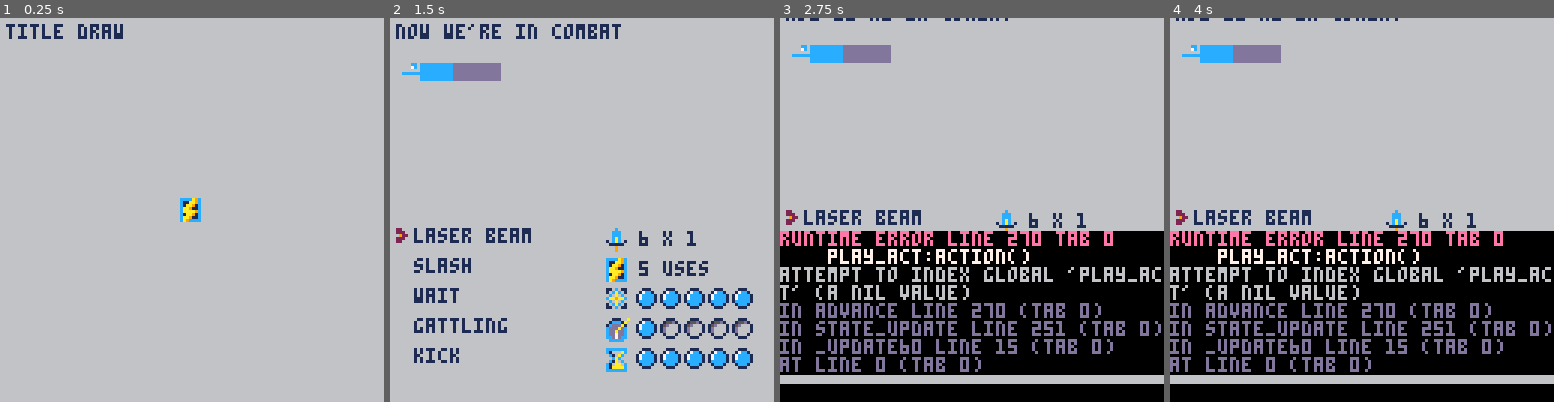
Above: before the commit, frames 1-4 (left to right).
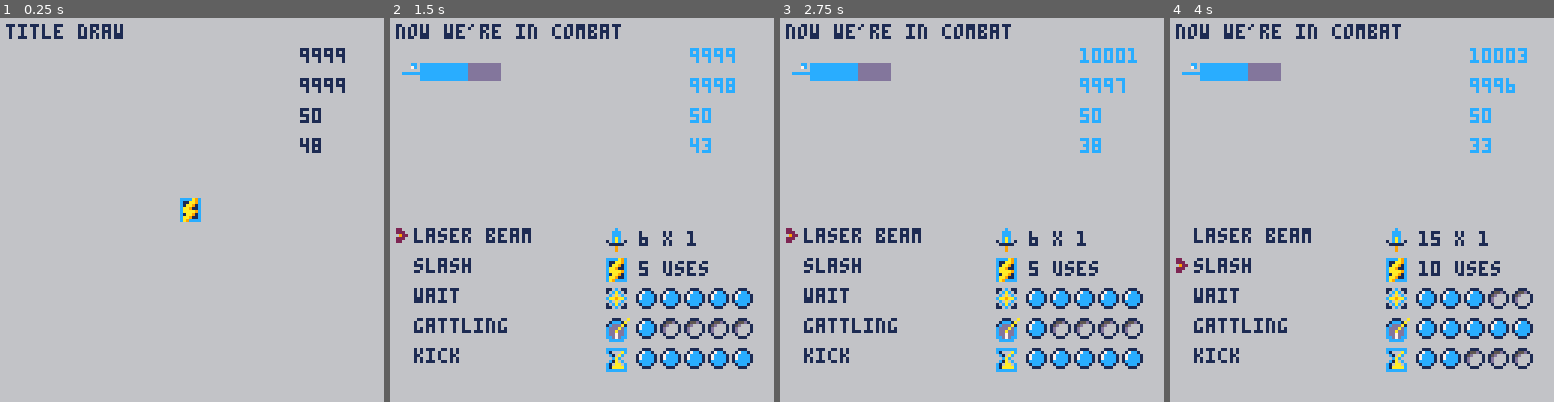
Above: after the commit, the same moments.

Repository: acmcpheron02/scra-p
Game: PICO-8 cartridge scra-p.p8
The game is run twice, just before and just after one commit, with the same random seed, the same clock (stepped at 60 frames per second) and the same inputs.
Inputs:
- Up to frame 1 (0.25 s): no input
- Up to frame 2 (1.5 s): tap X (X key) at 0.33, 1.07 s; tap O (Z key) at 0.7 s
- Up to frame 3 (2.75 s): tap O (Z key) at 1.7, 2.1, 2.5 s; tap X (X key) at 1.85 s; hold Up 2.15-2.42 s
- Up to frame 4 (4 s): tap O (Z key) at 2.9, 3.3, 3.7 s; tap X (X key) at 2.97 s; hold Down 3.63-3.97 s

The runs differ from the first frame. In frame 1, 0.8% of the frame differs, in the area x 78-90%, y 7-36%; in frame 2, 0.9%; in frame 3, 45%; in frame 4, 45%, in the area x 0-100%, y 0-100%.
Error before the commit: runtime error line 270 tab 0; play_act:action(); attempt to index global 'play_act' (a nil value)

Commit message:
progress

Diff:
--- a/scra-p.p8
+++ b/scra-p.p8
@@ -11,7 +11,7 @@
 
 function _init()
     game_state = title
-    init_combat_manager(dummy_play_queue,dummy_opp_queue)
+    reset_combat_manager()
 end
 
 function _update60()
@@ -21,6 +21,29 @@
 function _draw()
     cls(6)
     game_state.state_draw();
+    print(#combat_manager.opp_queue,100,10)
+    print(#combat_manager.player_queue,100,20)
+    print(opponent.total_hp, 100, 30)
+    print(opponent.current_hp, 100, 40)
+end
+
+function damage(target, dmg)
+    local d = dmg - target.total_def
+    if d < 0 then d = 0 end
+    target.current_hp -= d
+end
+
+function attack(self)
+
+    local pass = 4
+    pass += self.acc
+
+    for i=1,self.hits do
+        local roll = flr(rnd(10))
+        if pass >= roll then
+            damage(opponent, self.dmg)
+        end
+    end
 end
 
 --Player--
@@ -39,8 +62,12 @@
     dmg = 6,
     hits = 1,
     acc = 5,
-    action = 'laser beam'
-}
+    name = 'laser beam',
+    target = 'opp',
+    action = attack
+}
+--player.parts.head.action = attack
+
 player.parts.rarm = {
     hp = 10,
     def = 2,
@@ -50,7 +77,9 @@
     dmg = 2,
     hits = 6,
     acc = 2,
-    action = 'gattling'
+    name = 'gattling',
+    target = 'opp',
+    action = attack
 }
 player.parts.larm = {
     hp = 10,
@@ -61,7 +90,9 @@
     dmg = 15,
     hits = 1,
     acc = 3,
-    action = 'slash'
+    name = 'slash',
+    target = 'opp',
+    action = attack
 }
 player.parts.legs = {
     hp = 10,
@@ -72,7 +103,9 @@
     dmg = 10,
     hits = 2,
     acc = 4,
-    action = 'kick'
+    name = 'kick',
+    target = 'opp',
+    action = attack
 }
 player.parts.frame = {
     hp = 10,
@@ -83,7 +116,9 @@
     dmg = 0,
     hits = 0,
     acc = 5,
-    action = 'wait'
+    name = 'wait',
+    target = 'opp',
+    action = attack
 }
 
 function robo_update_stats (target)
@@ -98,8 +133,9 @@
 
 opponent = {
     parts = {},
-    total_hp = 10,
-    current_hp = 8,
+    total_def = 1,
+    total_hp = 50,
+    current_hp = 48,
 }
 opponent.parts.head = {
     hp = 10,
@@ -110,7 +146,9 @@
     dmg = 6,
     hits = 1,
     acc = 5,
-    action = 'laser beam'
+    name = 'laser beam',
+    target = 'player',
+    action = attack
 }
 opponent.parts.rarm = {
     hp = 10,
@@ -121,7 +159,9 @@
     dmg = 2,
     hits = 4,
     acc = 2,
-    action = 'gattling'
+    name = 'gattling',
+    target = 'player',
+    action = attack
 }
 opponent.parts.larm = {
     hp = 10,
@@ -132,7 +172,9 @@
     dmg = 10,
     hits = 1,
     acc = 3,
-    action = 'slash'
+    name = 'slash',
+    target = 'player',
+    action = attack
 }
 opponent.parts.legs = {
     hp = 10,
@@ -143,7 +185,9 @@
     dmg = 10,
     hits = 1,
     acc = 4,
-    action = 'kick'
+    name = 'kick',
+    target = 'player',
+    action = attack
 }
 opponent.parts.frame = {
     hp = 10,
@@ -154,7 +198,9 @@
     dmg = 0,
     hits = 0,
     acc = 5,
-    action = 'wait'
+    name = 'wait',
+    target = 'player',
+    action = attack
 }
 
 function player:hp_bar()
@@ -167,38 +213,38 @@
 
 
 --Combat Menu--
-combat_menu = {
+combat_manager = {
     sel_index = 1,
     x_pos = 8,
-    y_pos = 60
-}
-
-function combat_menu:display()
-    local pl = player.parts
-    --cross reference part name to a numerical index
-    local parti = {"head", "larm", "frame", "rarm", "legs"}
+    y_pos = 60,
+    pl = player.parts,
+    parti = {"head", "larm", "frame", "rarm", "legs"},
+}
+
+function combat_manager:display()
     --iterate through each
     for i=1,5 do
-        local part = parti[i]
-        print(pl[part].action, self.x_pos, self.y_pos+i*10, 1)
-    end
+        local part = self.parti[i]
+        print(self.pl[part].name, self.x_pos, self.y_pos+i*10, 1)
+    end
+
     --cursor
     spr(0, 0, self.y_pos+self.sel_index*10)
-    local part = parti[self.sel_index]
+    local part = self.parti[self.sel_index]
 
     --durability/charges
     spr(4, self.x_pos+64, self.y_pos+ 20)
-    print(pl[part].dura .. " uses", self.x_pos+75, self.y_pos + 21)
+    print(self.pl[part].dura .. " uses", self.x_pos+75, self.y_pos + 21)
 
     --damage
     spr(3, self.x_pos+64, self.y_pos+ 10)
-    print(pl[part].dmg .. " x " .. pl[part].hits, self.x_pos+75, self.y_pos + 11)
+    print(self.pl[part].dmg .. " x " .. self.pl[part].hits, self.x_pos+75, self.y_pos + 11)
 
     --accuracy
     for i=1,5 do
         spr(2, self.x_pos+64, self.y_pos+ 30)
         spr(16, self.x_pos+66+i*8, self.y_pos+ 30)
-        if pl[part].acc >= i then
+        if self.pl[part].acc >= i then
             spr(17, self.x_pos+66+i*8, self.y_pos+ 30)
         end
     end
@@ -207,7 +253,7 @@
     for i=1,5 do
         spr(5, self.x_pos+64, self.y_pos+ 40)
         spr(16, self.x_pos+66+i*8, self.y_pos+ 40)
-        if pl[part].spd >= i then
+        if self.pl[part].spd >= i then
             spr(17, self.x_pos+66+i*8, self.y_pos+ 40)
         end
     end
@@ -216,13 +262,13 @@
     for i=1,5 do
         spr(6, self.x_pos+64, self.y_pos+ 50)
         spr(16, self.x_pos+66+i*8, self.y_pos+ 50)
-        if pl[part].cool >= i then
+        if self.pl[part].cool >= i then
             spr(17, self.x_pos+66+i*8, self.y_pos+ 50)
         end
     end
 end
 
-function combat_menu.movecursor(self, direction)
+function combat_manager:movecursor(direction)
     if direction == "up" then
         if self.sel_index <= 1 then self.sel_index = 1 else self.sel_index -= 1
         end
@@ -231,6 +277,12 @@
         if self.sel_index >= 5 then self.sel_index = 5 else self.sel_index += 1
         end
     end
+end
+
+function combat_manager:selected_part()
+    local index = self.parti[self.sel_index]
+    local part = self.pl[index]
+    return part
 end
 
 --title definitions--
@@ -249,46 +301,60 @@
 combat = {}
 
 function combat.state_update()
-    if btnp(2) then combat_menu:movecursor("up") end
-    if btnp(3) then combat_menu:movecursor("down") end
+
+    if btnp(2) then combat_manager:movecursor('up') end
+    if btnp(3) then combat_manager:movecursor('down') end
+    if btnp(4) then combat_manager:add_command('opp', combat_manager:selected_part()) end
     if btnp(5) then combat_manager:advance() end
 end
 
 function combat.state_draw()
     print("now we're in combat",2,2,1)
-    combat_menu:display()
+    combat_manager:display()
     player:hp_bar()
 
 end
 
-
 --Combat instructions--
-function init_combat_manager(play, opp)
-    add(combat_manager.player_queue, play)
-    add(combat_manager.opp_queue, opp)
+function reset_combat_manager()
+    combat_manager.player_queue = {}
+    combat_manager.opp_queue = {}
+    for i=1,9999 do
+        add(combat_manager.player_queue, 'empty')
+        add(combat_manager.opp_queue, 'empty')
+    end
+end
+
+function combat_manager:add_command(target,part)
+    if target == 'player' then add(combat_manager.player_queue, part, part.spd) end
+    if target == 'opp' then add(combat_manager.opp_queue, part, part.spd) end
 end
 
 function combat_manager:advance()
     play_act = self.player_queue[1]
-    play_act:action()
+    if play_act != 'empty' then
+        play_act.action()
+    end
     deli(self.player_queue, 1)
 
     opp_act = self.opp_queue[1]
-    opp_act:action(player)
-    deli(self.player_queue, 1)
-end
-
-dummy_play_queue = {
-    dmg = 5,
-    hits = 2,
-    targ = opponent,
-    speed = 3,
-    cooldown = 3,
-    action = function() opponent.current_hp -= 1 end
-}
+    if opp_act != 'empty' then
+        opp_act:action()
+    end
+    deli(self.opp_queue, 1)
+end
+
+-- dummy_play_queue = {
+--     dmg = 5,
+--     hits = 2,
+--     targ = opponent,
+--     speed = 3,
+--     cooldown = 3,
+--     action = function() opponent.current_hp -= 1 end
+-- }
 
 dummy_opp_queue = {
-    dmg = 2,
+    dmg = 1,
     hits = 2,
     targ = player,
     speed = 3,
